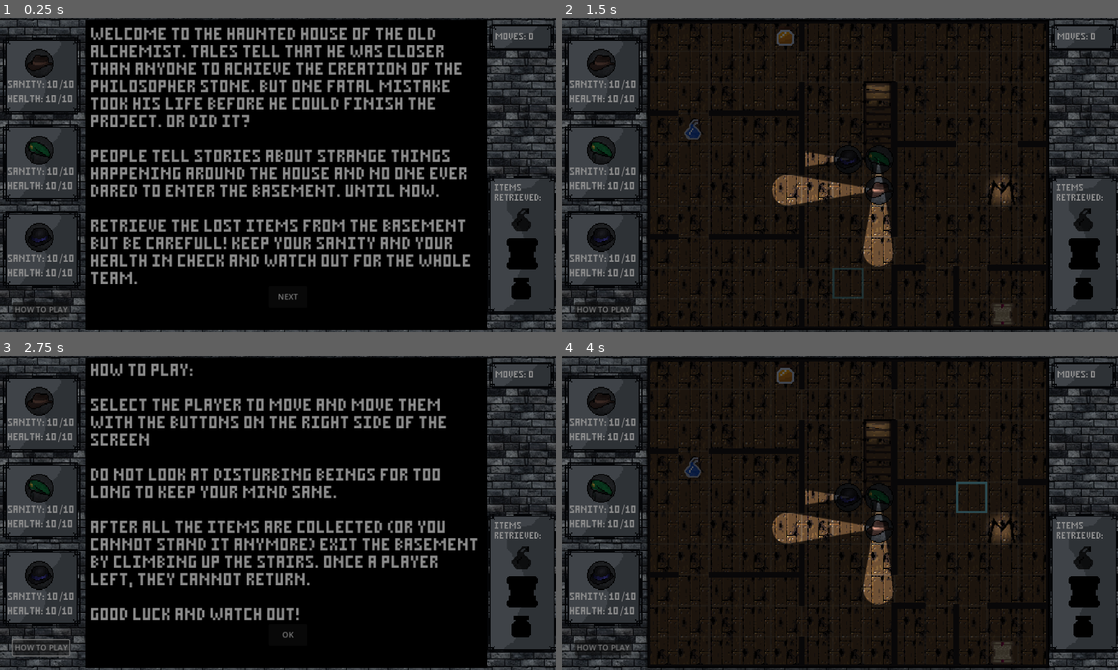
Above: before the commit, frames 1-4 (two rows, left to right).
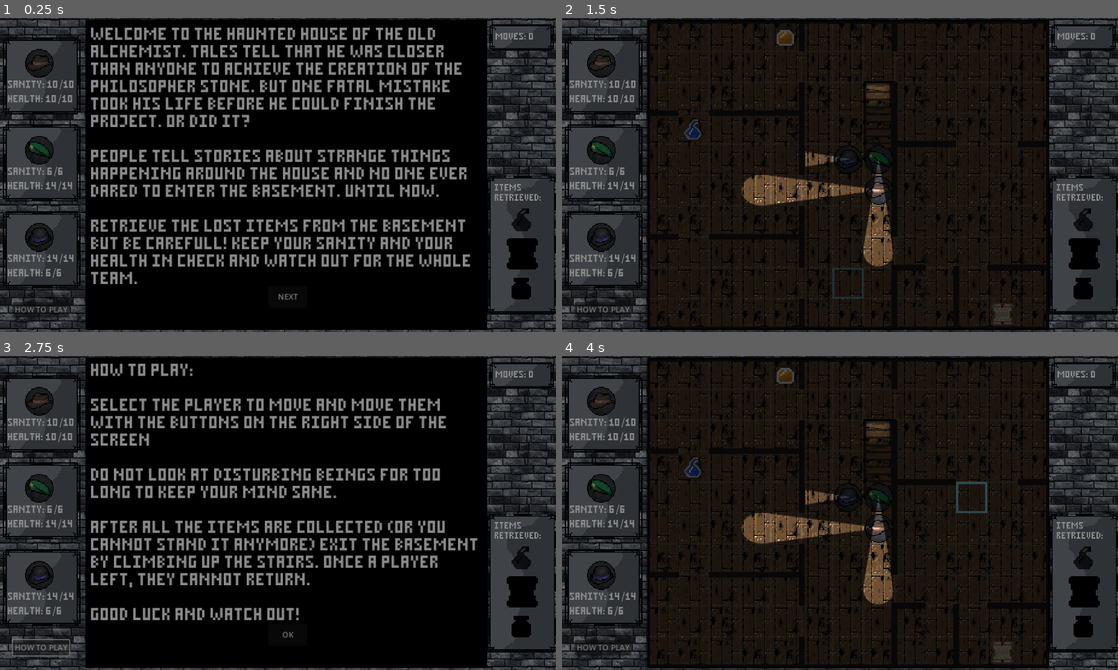
Above: after the commit, the same moments.

Repository: SirLeoIV/The-Basement
Game: Godot game, scene res://window.tscn
Same seed, same stepped clock (60 frames per second), same inputs: the game is played once before the commit and once after it.
Inputs (mouse positions are in pixels of both pictures, inside the frame that each line leads up to):
- Up to frame 1 (0.25 s): no input
- Up to frame 2 (1.5 s): click "NEXT" at 0.5 s; click "OK" at 1.25 s
- Up to frame 3 (2.75 s): click "HOW TO PLAY" at 2 s
- Up to frame 4 (4 s): click "OK" at 2.75 s; tap Enter at 3.5 s; move the mouse to (962, 497) at 3.52 s; click (962, 497) at 3.67 s

The runs differ from the first frame. In frame 1, 0.2% of the frame differs, in the area x 5-14%, y 13-83%; in frame 2, 1.2%, in the area x 5-82%, y 13-83%; in frame 3, 0.2%; in frame 4, 1.2%.

Commit message:
updated player skins + player descriptions on hover

Diff:
--- a/Board.gd
+++ b/Board.gd
@@ -17,7 +17,8 @@
 	var p1 = get_node("Player 1")
 	players["Player 1"] = p1
 	p1.set_sign(get_parent().get_node("Player Sign 1"))
-	p1.set_skin(1)
+	p1.light_strength = 4
+	p1.set_player_id(1)
 	p1.set_pos(Vector2i(7, 5))
 	p1.set_orientation(Player.directions.LEFT)
 	p1.prev_pos = p1.pos
@@ -29,7 +30,7 @@
 	var p2 = get_node("Player 2")
 	players["Player 2"] = p2
 	p2.set_sign(get_parent().get_node("Player Sign 2"))
-	p2.set_skin(2)
+	p2.set_player_id(2)
 	p2.set_pos(Vector2i(7, 4))
 	p2.set_orientation(Player.directions.DOWN)
 	p2.prev_pos = p2.pos
@@ -41,7 +42,7 @@
 	var p3 = get_node("Player 3")
 	players["Player 3"] = p3
 	p3.set_sign(get_parent().get_node("Player Sign 3"))
-	p3.set_skin(3)
+	p3.set_player_id(3)
 	p3.set_pos(Vector2i(6, 4))
 	p3.set_orientation(Player.directions.LEFT)
 	p3.prev_pos = p3.pos
@@ -67,7 +68,8 @@
 
 	monsters.append(get_node("Monster"))
 	monsters[0].set_pos(Vector2i(5, 6))
-	monsters[0].visible = true # TODO
+	monsters[0].visible = false
+	#monsters[0].visible = true # TODO
 
 	place_items_and_monster()
 	update_items()
@@ -222,11 +224,13 @@
 
 	for p in players:
 		for monster in monsters:
-			monster.visible = false
+			#monster.visible = false
 			for tile in players[p].get_lit_area():
 				if monster.pos.x == tile.x && monster.pos.y == tile.y:
-					monster.visible = true
-			monster.visible = true # TODO
+					#monster.visible = true
+					#print("monster!" + str(monster.pos))
+					pass
+			#monster.visible = true # TODO
 	select(get_node("FloorGrid").selected)
 
 	if players.size() == 0:
--- a/main.tscn
+++ b/main.tscn
@@ -27,6 +27,7 @@
 [ext_resource type="PackedScene" uid="uid://bw8awsq3p38cn" path="res://how_to_play.tscn" id="23_7x0ge"]
 [ext_resource type="Texture2D" uid="uid://fwhud8yfvab7" path="res://graphics/Bowler-Hat.png" id="24_dvxq3"]
 [ext_resource type="PackedScene" uid="uid://w4rkacyqydaq" path="res://game_over.tscn" id="24_mmx3m"]
+[ext_resource type="Script" path="res://player_sign.gd" id="24_pqouu"]
 [ext_resource type="PackedScene" uid="uid://dvb2k0vik0bj6" path="res://winning_screen.tscn" id="25_bi1r3"]
 
 [sub_resource type="LabelSettings" id="LabelSettings_h8wys"]
@@ -65,6 +66,14 @@
 tile_size = Vector2i(32, 32)
 sources/0 = SubResource("TileSetAtlasSource_qkgf1")
 sources/1 = SubResource("TileSetAtlasSource_eshmr")
+
+[sub_resource type="LabelSettings" id="LabelSettings_jjugd"]
+line_spacing = 12.0
+font = ExtResource("10_47xky")
+font_size = 22
+
+[sub_resource type="RectangleShape2D" id="RectangleShape2D_stxxm"]
+size = Vector2(300, 306)
 
 [node name="Main" type="Node2D"]
 script = ExtResource("1_ow40h")
@@ -224,7 +233,7 @@
 position = Vector2(48, 48)
 
 [node name="Monster" parent="Board" instance=ExtResource("17_pg8hj")]
-position = Vector2(91, 59.5)
+position = Vector2(82.5, 44.5)
 
 [node name="DoorLight" type="PointLight2D" parent="Board"]
 position = Vector2(239, 67.5)
@@ -240,6 +249,7 @@
 position = Vector2(85, 120)
 scale = Vector2(0.5, 0.5)
 texture = ExtResource("19_g28sy")
+script = ExtResource("24_pqouu")
 
 [node name="Title" type="Label" parent="Player Sign 1"]
 visible = false
@@ -289,10 +299,41 @@
 scale = Vector2(0.2, 0.2)
 texture = ExtResource("22_os0m2")
 
+[node name="Desciption" type="Sprite2D" parent="Player Sign 1"]
+light_mask = 2
+position = Vector2(490, -16)
+scale = Vector2(2, 2)
+texture = ExtResource("2_fjxjf")
+
+[node name="Label" type="Label" parent="Player Sign 1/Desciption"]
+light_mask = 2
+offset_left = -129.0
+offset_top = -42.0
+offset_right = 123.0
+offset_bottom = 33.0
+text = "     The explorer!
+Leader of this adventure.
+Has a strong flashlight.
+"
+label_settings = SubResource("LabelSettings_jjugd")
+
+[node name="PointLight2D" type="PointLight2D" parent="Player Sign 1/Desciption"]
+scale = Vector2(0.5, 0.2)
+color = Color(0.454902, 0.454902, 0.454902, 1)
+range_item_cull_mask = 2
+texture = ExtResource("5_pd8oe")
+
+[node name="Area2D" type="Area2D" parent="Player Sign 1"]
+
+[node name="CollisionShape2D" type="CollisionShape2D" parent="Player Sign 1/Area2D"]
+position = Vector2(0, 1)
+shape = SubResource("RectangleShape2D_stxxm")
+
 [node name="Player Sign 2" type="Sprite2D" parent="."]
 position = Vector2(85, 300)
 scale = Vector2(0.5, 0.5)
 texture = ExtResource("19_g28sy")
+script = ExtResource("24_pqouu")
 
 [node name="Title" type="Label" parent="Player Sign 2"]
 visible = false
@@ -342,10 +383,47 @@
 scale = Vector2(0.2, 0.2)
 texture = ExtResource("23_1hchu")
 
+[node name="Desciption" type="Sprite2D" parent="Player Sign 2"]
+light_mask = 2
+position = Vector2(490, -16)
+scale = Vector2(2, 2)
+texture = ExtResource("2_fjxjf")
+
+[node name="Label" type="Label" parent="Player Sign 2/Desciption"]
+light_mask = 2
+offset_left = -129.0
+offset_top = -42.0
+offset_right = 123.0
+offset_bottom = 33.0
+text = "     The Guardian!
+Strong muscels
+Weak mind
+"
+label_settings = SubResource("LabelSettings_jjugd")
+
+[node name="PointLight2D" type="PointLight2D" parent="Player Sign 2/Desciption"]
+scale = Vector2(0.5, 0.2)
+color = Color(0.454902, 0.454902, 0.454902, 1)
+range_item_cull_mask = 2
+texture = ExtResource("5_pd8oe")
+
+[node name="Area2D" type="Area2D" parent="Player Sign 2"]
+
+[node name="CollisionShape2D" type="CollisionShape2D" parent="Player Sign 2/Area2D"]
+position = Vector2(0, 1)
+shape = SubResource("RectangleShape2D_stxxm")
+
 [node name="Player Sign 3" type="Sprite2D" parent="."]
 position = Vector2(85, 480)
 scale = Vector2(0.5, 0.5)
 texture = ExtResource("19_g28sy")
+script = ExtResource("24_pqouu")
+
+[node name="Area2D" type="Area2D" parent="Player Sign 3"]
+
+[node name="CollisionShape2D" type="CollisionShape2D" parent="Player Sign 3/Area2D"]
+position = Vector2(0, 1)
+shape = SubResource("RectangleShape2D_stxxm")
 
 [node name="Title" type="Label" parent="Player Sign 3"]
 visible = false
@@ -394,6 +472,30 @@
 position = Vector2(-10, -52)
 scale = Vector2(0.2, 0.2)
 texture = ExtResource("24_dvxq3")
+
+[node name="Desciption" type="Sprite2D" parent="Player Sign 3"]
+light_mask = 2
+position = Vector2(490, -16)
+scale = Vector2(2, 2)
+texture = ExtResource("2_fjxjf")
+
+[node name="Label" type="Label" parent="Player Sign 3/Desciption"]
+light_mask = 2
+offset_left = -129.0
+offset_top = -42.0
+offset_right = 123.0
+offset_bottom = 33.0
+text = "     The scholar!
+Knows things
+Do not leave him alone!
+"
+label_settings = SubResource("LabelSettings_jjugd")
+
+[node name="PointLight2D" type="PointLight2D" parent="Player Sign 3/Desciption"]
+scale = Vector2(0.5, 0.2)
+color = Color(0.454902, 0.454902, 0.454902, 1)
+range_item_cull_mask = 2
+texture = ExtResource("5_pd8oe")
 
 [node name="How to play button" type="Button" parent="."]
 offset_left = 25.0
@@ -418,4 +520,10 @@
 visible = false
 position = Vector2(175, 5)
 
+[connection signal="mouse_entered" from="Player Sign 1/Area2D" to="Player Sign 1" method="_on_area_2d_mouse_entered"]
+[connection signal="mouse_exited" from="Player Sign 1/Area2D" to="Player Sign 1" method="_on_area_2d_mouse_exited"]
+[connection signal="mouse_entered" from="Player Sign 2/Area2D" to="Player Sign 2" method="_on_area_2d_mouse_entered"]
+[connection signal="mouse_exited" from="Player Sign 2/Area2D" to="Player Sign 2" method="_on_area_2d_mouse_exited"]
+[connection signal="mouse_entered" from="Player Sign 3/Area2D" to="Player Sign 3" method="_on_area_2d_mouse_entered"]
+[connection signal="mouse_exited" from="Player Sign 3/Area2D" to="Player Sign 3" method="_on_area_2d_mouse_exited"]
 [connection signal="pressed" from="How to play button" to="." method="_on_how_to_play_pressed"]
--- a/monster.tscn
+++ b/monster.tscn
@@ -8,6 +8,7 @@
 script = ExtResource("1_vi3hj")
 
 [node name="Sprite2D" type="Sprite2D" parent="."]
+scale = Vector2(0.05, 0.05)
 texture = ExtResource("2_m0kor")
 
 [node name="Light" type="PointLight2D" parent="."]
--- a/player.gd
+++ b/player.gd
@@ -28,16 +28,31 @@
 func _process(delta):
 	pass
 
-func set_skin(id: int):
+func set_player_id(id: int):
 	get_node("Indie-Hat").visible = false
 	get_node("Military-Hat").visible = false
 	get_node("Bowler-Hat").visible = false
+	get_node("PointLight2D").visible = false
+	get_node("PointLight2D-strong").visible = false
 	if id == 1:
 		get_node("Indie-Hat").visible = true
+		get_node("PointLight2D-strong").visible = true
 	elif id == 2:
 		get_node("Military-Hat").visible = true
+		get_node("PointLight2D").visible = true
+		max_health = 14
+		health = 14
+		max_sanity = 6
+		sanity = 6
 	else:
 		get_node("Bowler-Hat").visible = true
+		get_node("PointLight2D").visible = true
+		max_health = 6
+		health = 6
+		max_sanity = 14
+		sanity = 14
+	update_sign()
+
 
 func set_sign(sprite: Sprite2D):
 	sign = sprite
@@ -95,12 +110,16 @@
 	prev_pos = pos
 	if orientation == directions.UP:
 		get_node("PointLight2D").set_rotation_degrees(0)
+		get_node("PointLight2D-strong").set_rotation_degrees(0)
 	elif orientation == directions.DOWN:
 		get_node("PointLight2D").set_rotation_degrees(180)
+		get_node("PointLight2D-strong").set_rotation_degrees(180)
 	elif orientation == directions.LEFT:
 		get_node("PointLight2D").set_rotation_degrees(270)
+		get_node("PointLight2D-strong").set_rotation_degrees(270)
 	elif orientation == directions.RIGHT:
 		get_node("PointLight2D").set_rotation_degrees(90)
+		get_node("PointLight2D-strong").set_rotation_degrees(90)
 
 func move_up():
 	var new_pos = Vector2i(pos.x, pos.y - 1)
--- a/player.tscn
+++ b/player.tscn
@@ -28,6 +28,13 @@
 offset = Vector2(0, -55)
 texture_scale = 0.8
 
+[node name="PointLight2D-strong" type="PointLight2D" parent="."]
+scale = Vector2(1, 1.286)
+shadow_enabled = true
+texture = ExtResource("1_chc0n")
+offset = Vector2(0, -55)
+texture_scale = 0.8
+
 [node name="Hit Light" type="PointLight2D" parent="."]
 scale = Vector2(0.04, 0.04)
 color = Color(0.780392, 0, 0, 1)
--- /dev/null
+++ b/player_sign.gd
@@ -0,0 +1,19 @@
+extends Sprite2D
+
+
+# Called when the node enters the scene tree for the first time.
+func _ready():
+	get_node("Desciption").visible = false
+
+
+# Called every frame. 'delta' is the elapsed time since the previous frame.
+func _process(delta):
+	pass
+
+
+func _on_area_2d_mouse_entered():
+	get_node("Desciption").visible = true
+
+
+func _on_area_2d_mouse_exited():
+	get_node("Desciption").visible = false
Binary file changed: graphics/Bowler-Hat.png
Binary file changed: graphics/Indie-Hat.png
Binary file changed: graphics/Military-Hat.png
Binary file changed: graphics/Monster.png
Not shown: 1 places in main.tscn that only renumber resources
